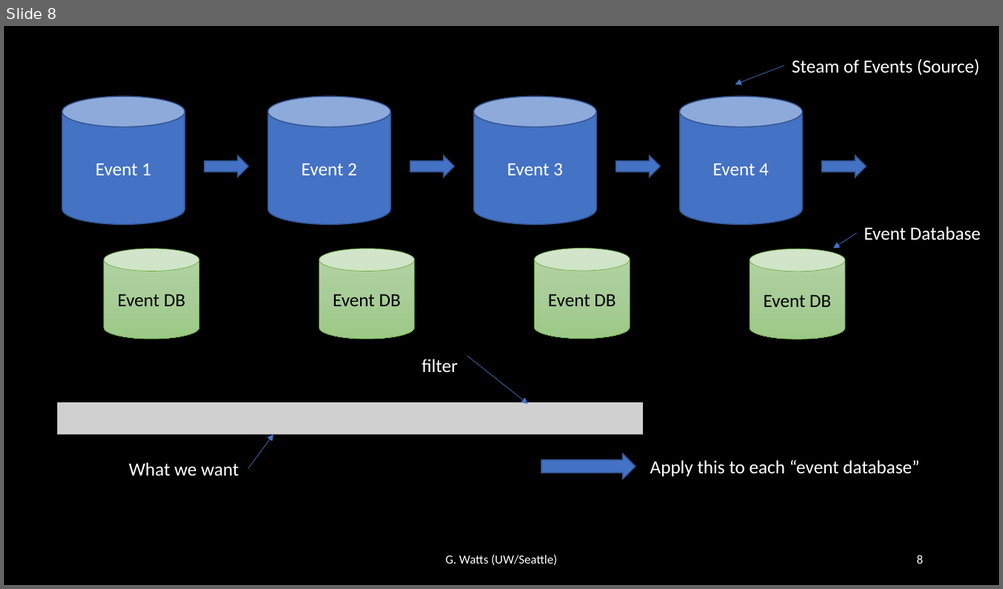
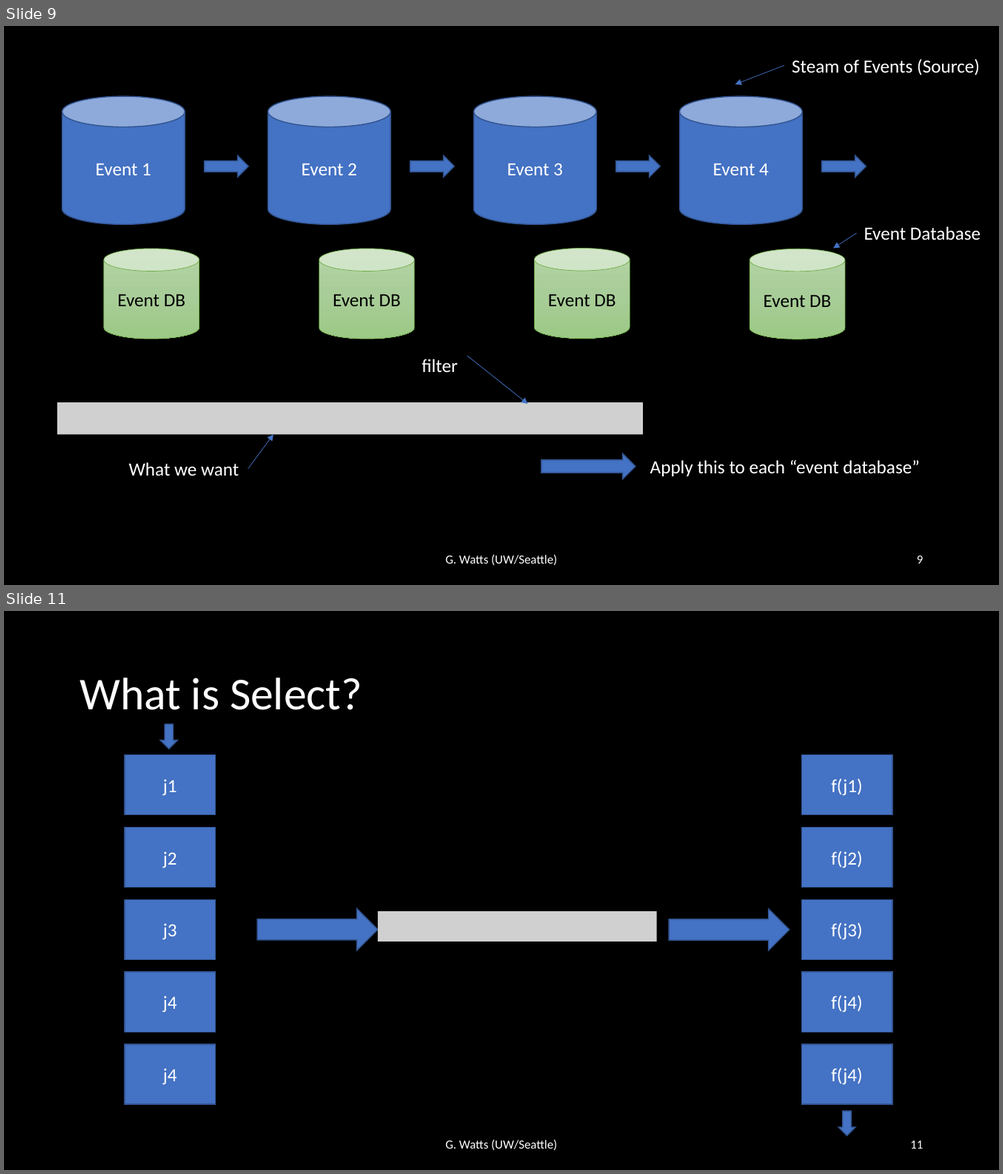
Before and after one commit to iris-hep/agc-workshop-2022-servicex, a slide deck: servicex.pptx. Shown one above the other, each under a label of ours: slide 8 before the commit, slides 9 and 11 after it; the slides between them are not shown. The pictures are 1003x589 and 1003x1174 pixels, drawn with LibreOffice and Linux fonts; fonts in the diff are those of the drawing; grey boxes stand for pictures. Boxes give left, top, right and bottom in pixels: in the first picture for what was removed or moved away, otherwise in the second. Text is boxed around its words. In the diff, an @@ line names an element or a change of style, - is before the commit and + after.

```diff
--- a/servicex.pptx
+++ b/servicex.pptx
@@ slide 11 added at (4,611,999,1170), background #000000 @@
@@ title added at (79,678,362,710), 44 pt, text #FFFFFF @@
+What is Select?
@@ down arrow added at (161,724,178,749), fill #4472C4, outline #325491 1 pt @@
@@ rectangle added at (125,755,216,815), fill #4472C4, outline #325491 1 pt, 18 pt, text #FFFFFF @@
+j1
@@ rectangle added at (802,755,893,815), fill #4472C4, outline #325491 1 pt, 18 pt, text #FFFFFF @@
+f(j1)
@@ rectangle added at (125,827,216,887), fill #4472C4, outline #325491 1 pt, 18 pt, text #FFFFFF @@
+j2
@@ rectangle added at (802,827,893,887), fill #4472C4, outline #325491 1 pt, 18 pt, text #FFFFFF @@
+f(j2)
@@ rectangle added at (125,900,216,960), fill #4472C4, outline #325491 1 pt, 18 pt, text #FFFFFF @@
+j3
@@ right arrow added at (257,908,377,951), fill #4472C4, outline #325491 1 pt @@
@@ picture added at (378,911,657,942) @@
@@ right arrow added at (669,909,789,951), fill #4472C4, outline #325491 1 pt @@
@@ rectangle added at (802,900,893,960), fill #4472C4, outline #325491 1 pt, 18 pt, text #FFFFFF @@
+f(j3)
@@ rectangle added at (125,972,216,1032), fill #4472C4, outline #325491 1 pt, 18 pt, text #FFFFFF @@
+j4
@@ rectangle added at (802,972,893,1032), fill #4472C4, outline #325491 1 pt, 18 pt, text #FFFFFF @@
+f(j4)
@@ rectangle added at (125,1045,216,1104), fill #4472C4, outline #325491 1 pt, 18 pt, text #FFFFFF @@
+j4
@@ rectangle added at (802,1045,893,1104), fill #4472C4, outline #325491 1 pt, 18 pt, text #FFFFFF @@
+f(j4)
@@ down arrow added at (838,1112,855,1136), fill #4472C4, outline #325491 1 pt @@
@@ text added at (445,1140,557,1150), 12 pt, text #FFFFFF @@
+G. Watts (UW/Seattle)
@@ page number added at (910,1141,922,1149), 12 pt, text #FFFFFF @@
+11
@@ what was slide 8 is now slide 9 @@
@@ page number at (916,556,922,564): text changed @@
-8
+9
```
Also in this commit, not shown: 1 slide changed, 9 other slides added, 4 other files.
